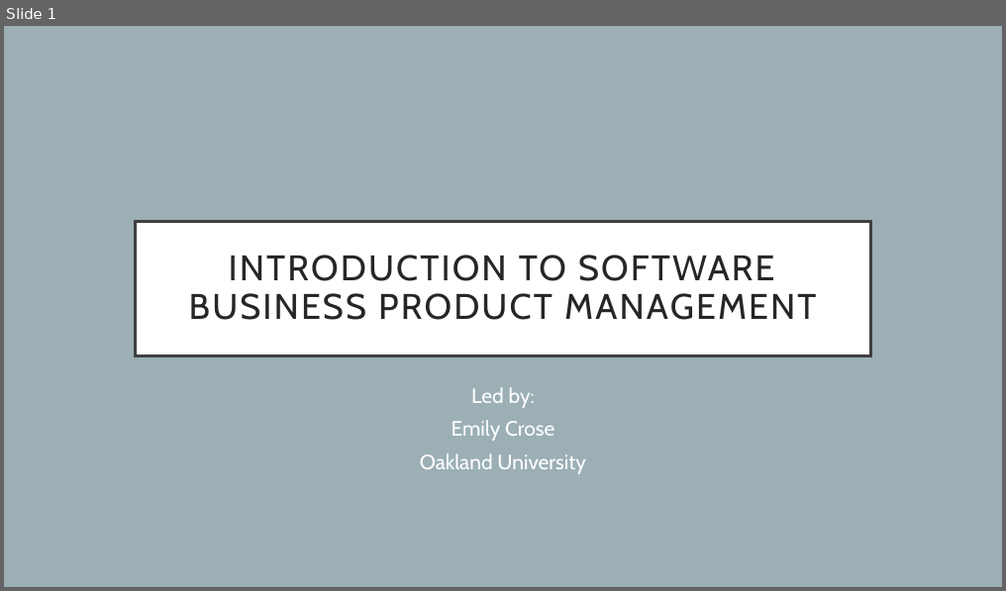
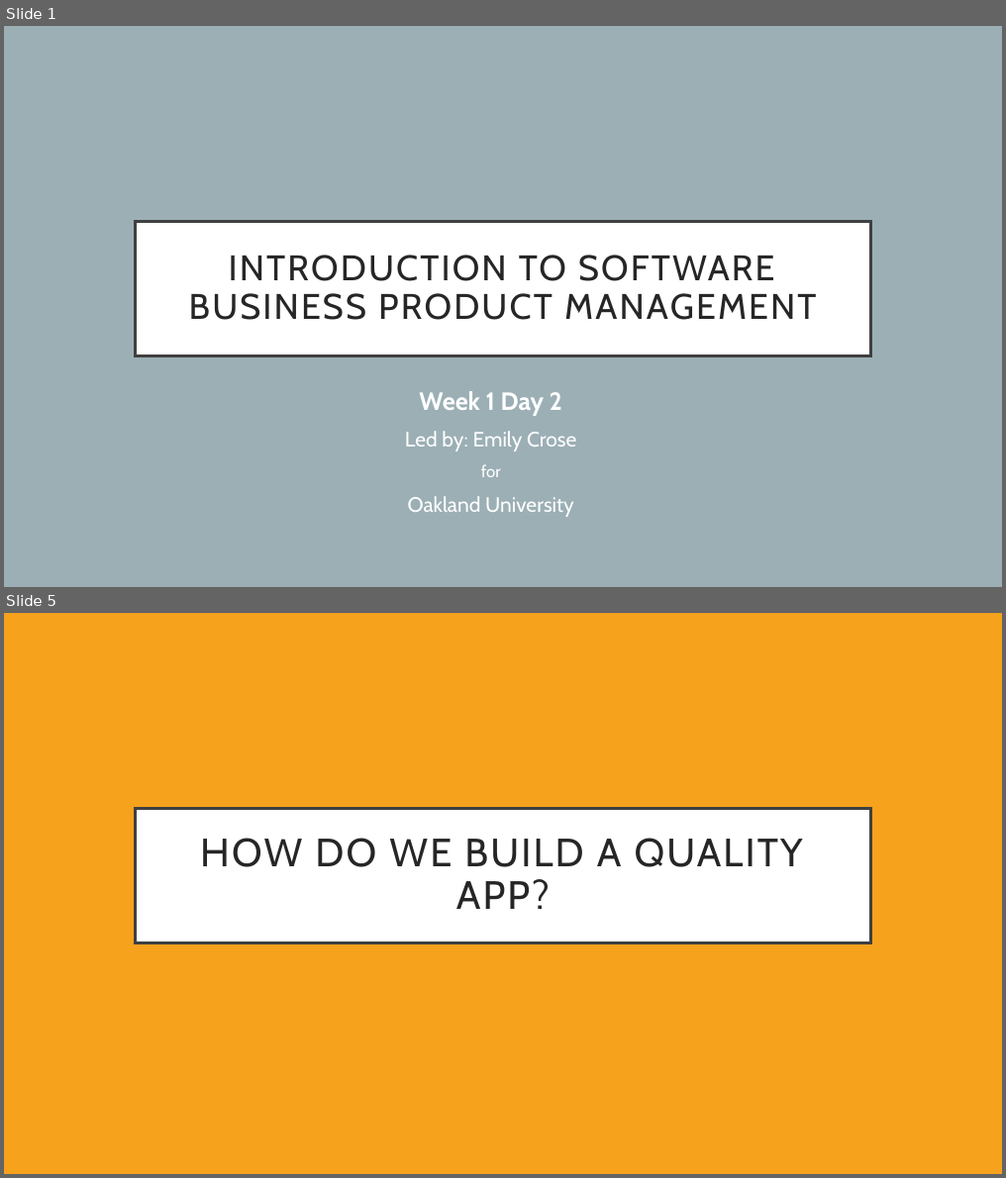
Before and after one commit to hexa-decim8/ISBPM, a slide deck: Class_Materials/Week_1/Day_2/ISBPM w1d2.pptx. Shown one above the other, each under a label of ours: slide 1 before the commit, slides 1 and 5 after it; the slides between them are not shown. The pictures are 1006x591 and 1006x1178 pixels, drawn with LibreOffice and Linux fonts; fonts in the diff are those of the drawing. Boxes give left, top, right and bottom in pixels: in the first picture for what was removed or moved away, otherwise in the second. Text is boxed around its words. In the diff, an @@ line names an element or a change of style, - is before the commit and + after.

```diff
--- a/Class_Materials/Week_1/Day_2/ISBPM w1d2.pptx
+++ b/Class_Materials/Week_1/Day_2/ISBPM w1d2.pptx
@@ slide 5 added at (4,613,1002,1174), background #F6A21D @@
@@ title added at (135,808,871,943), fill #FFFFFF, outline #404040 3 pt, 38 pt, text #262626 @@
+HOW DO WE BUILD A QUALITY APP?
@@ slide 1 changed as well @@
@@ subtitle "Week 1 Day 2": place and size @@
-subtitle "Week 1 Day 2" at (420,387,586,474)
+subtitle "Week 1 Day 2" at (405,391,576,517)
@@ subtitle at (405,391,576,477): text changed @@
-Led by:
-Emily Crose
+Week 1 Day 2
+Led by: Emily Crose
+for
@@ subtitle at (408,496,574,517): line spacing 0.9 to 1 @@
```
Also in this commit, not shown: 5 other slides added, 6 slides removed.
